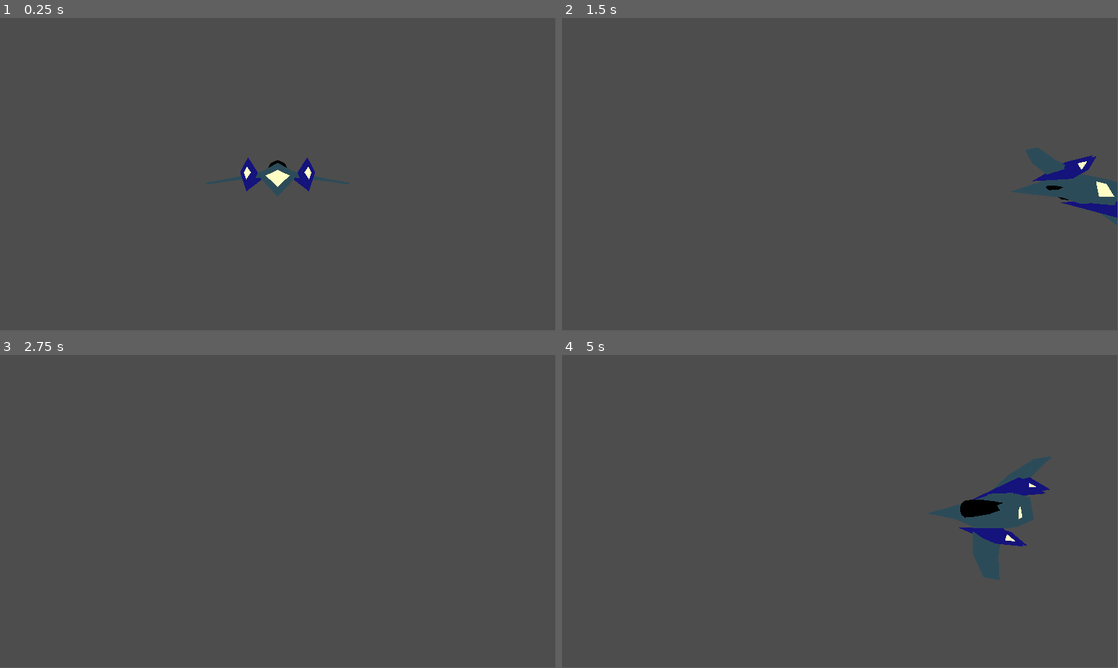
Above: before the commit, frames 1-4 (two rows, left to right).
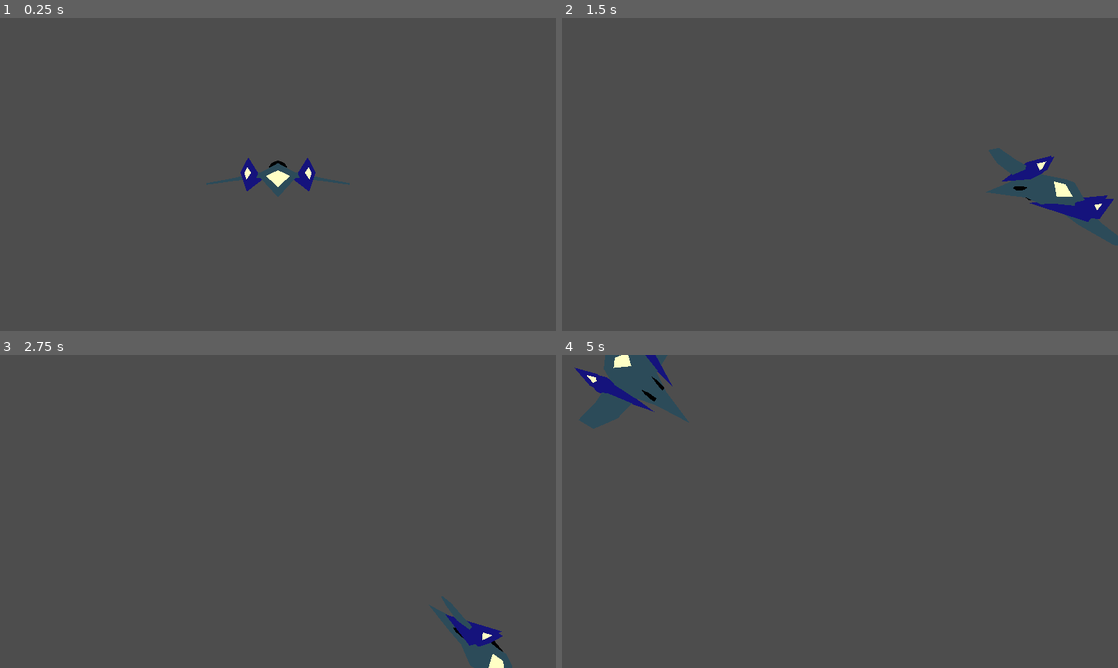
Above: after the commit, the same moments.

Repository: Luc4sKr/3D-space-shooter
Game: Godot game, scene res://main.tscn
Same seed, same stepped clock (60 frames per second), same inputs: the game is played once before the commit and once after it.
Inputs:
- Up to frame 1 (0.25 s): no input
- Up to frame 2 (1.5 s): tap Enter at 0.5 s; hold Right (ui_right) 0.53-1.28 s; hold Down (ui_down) from 1.28 s (still down)
- Up to frame 3 (2.75 s): release Down (ui_down) at 2.03 s; hold Right (ui_right) from 2.03 s (still down)
- Up to frame 4 (5 s): release Right (ui_right) at 2.78 s; hold Up (ui_up) 2.78-3.53 s; hold Left (ui_left) from 3.53 s (still down)
In our replay, the window is 799x449 before the commit and 800x450 after it. These sizes can differ from the game's own. Grey fills any space a smaller window leaves; there, only what the larger window draws over its background counts as a difference.

The runs differ from the first frame. In frame 1, less than 0.1% of the frame differs, in the area x 37-63%, y 44-58%; in frame 2, 3.1%; in frame 3, 1.3%; in frame 4, 5.5%, in the area x 2-88%, y 0-72%.

Commit message:
corrigindo movimentação do jogador

Diff:
--- a/project.godot
+++ b/project.godot
@@ -14,3 +14,10 @@
 run/main_scene="res://main.tscn"
 config/features=PackedStringArray("4.1", "Forward Plus")
 config/icon="res://icon.svg"
+
+[display]
+
+window/size/viewport_width=1920
+window/size/viewport_height=1280
+window/size/window_width_override=1280
+window/size/window_height_override=720
--- a/scripts/player/player.gd
+++ b/scripts/player/player.gd
@@ -21,3 +21,6 @@
 
 	velocity = speed
 	move_and_slide()
+
+	transform.origin.x = clamp(transform.origin.x, -15, 15)
+	transform.origin.y = clamp(transform.origin.y, -10, 10)
